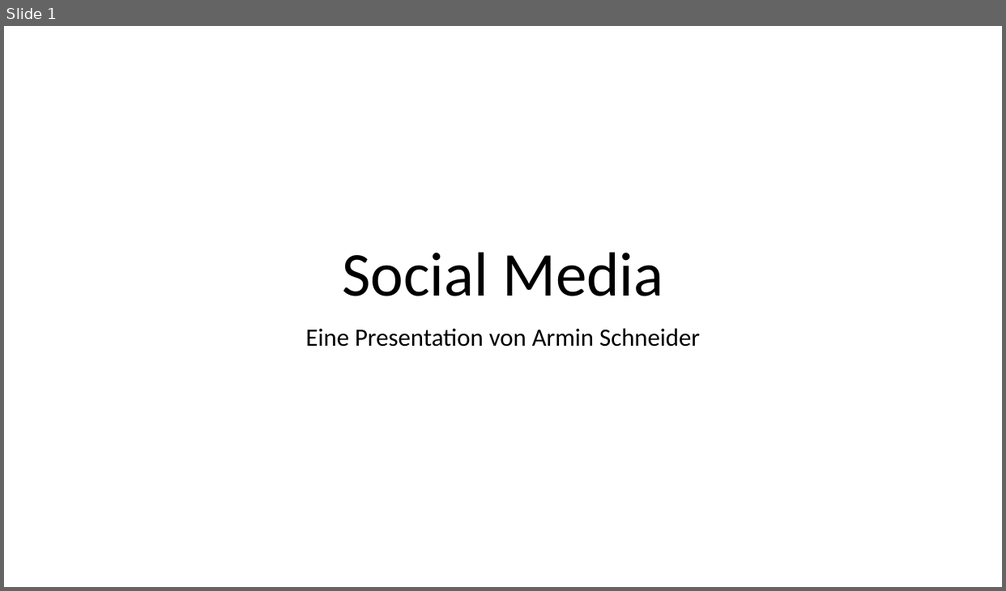
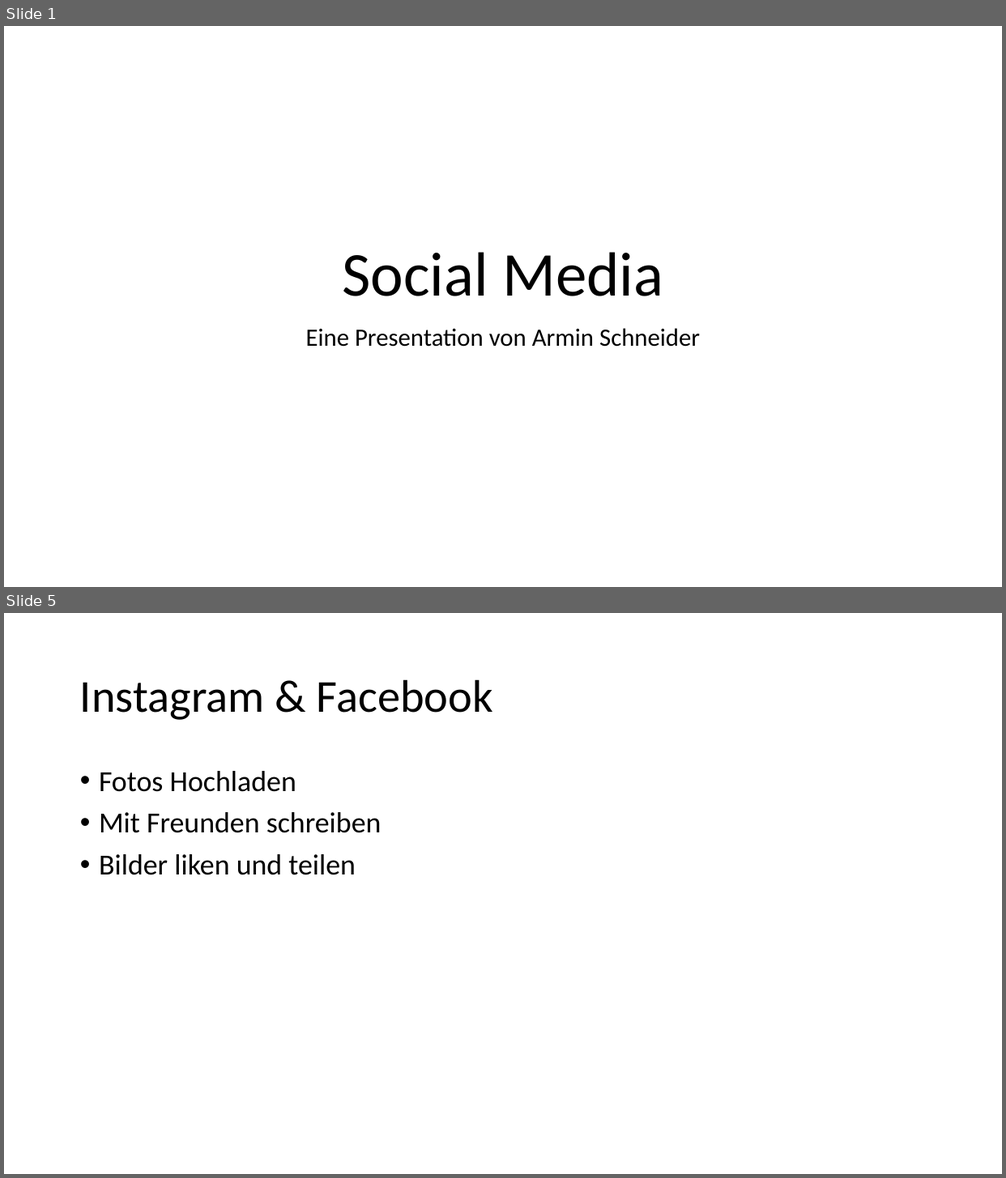
Before and after one commit to ArkonM/4CHIF, a slide deck: SYP - Markus Reis/Social Media.pptx. Shown one above the other, each under a label of ours: slide 1 before the commit, slides 1 and 5 after it; the slides between them are not shown. The pictures are 1006x591 and 1006x1178 pixels, drawn with LibreOffice and Linux fonts; fonts in the diff are those of the drawing. Boxes give left, top, right and bottom in pixels: in the first picture for what was removed or moved away, otherwise in the second. Text is boxed around its words. In the diff, an @@ line names an element or a change of style, - is before the commit and + after.

```diff
--- a/SYP - Markus Reis/Social Media.pptx
+++ b/SYP - Markus Reis/Social Media.pptx
@@ slide 5 added at (4,613,1002,1174), background #FFFFFF @@
@@ title added at (80,679,493,720), 44 pt, text #000000 @@
+Instagram & Facebook
@@ text added at (99,771,381,875), 28 pt, text #000000 @@
+• Fotos Hochladen
+• Mit Freunden schreiben
+• Bilder liken und teilen
```
Also in this commit, not shown: 1 slide changed, 5 other slides added, 1 slide removed, 1 other file.
